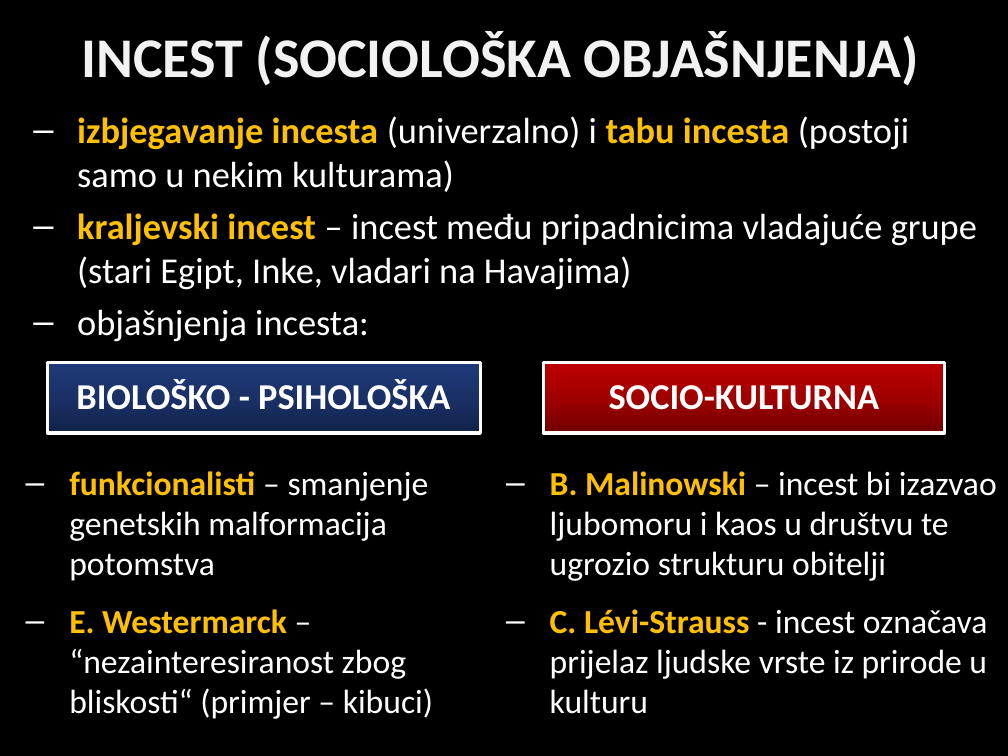
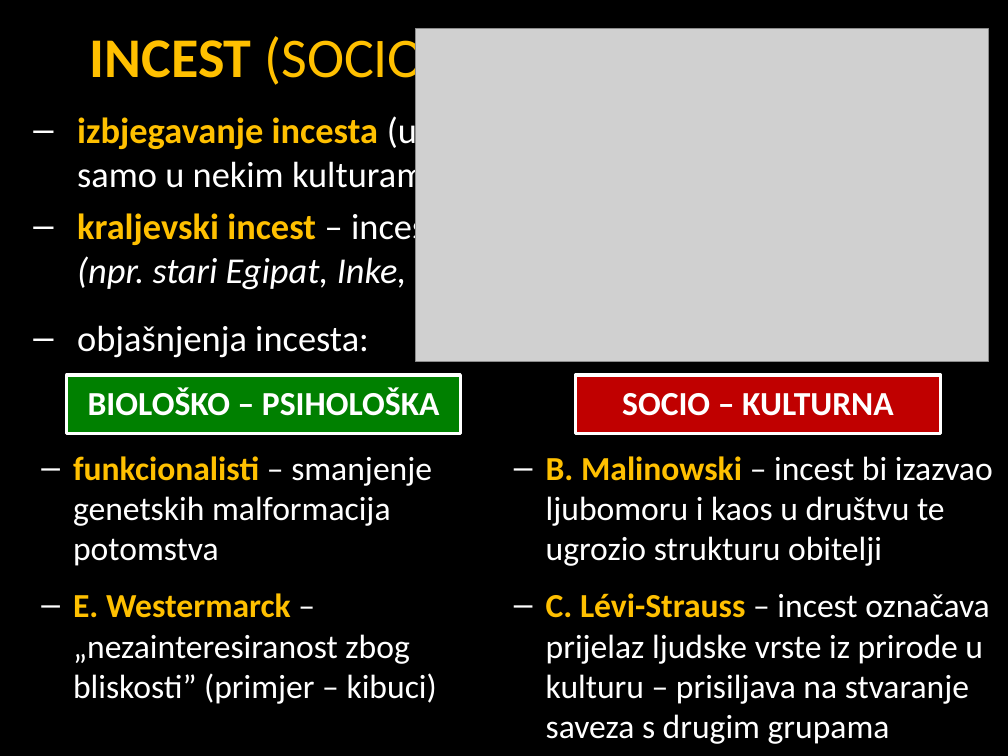
Before and after one commit to srednja-skola/sociologija, a slide deck: slide 16 of data/pptx/007_Obitelj_brak_i_srodstvo.pptx (slide 17 before the commit). Drawn at 1008x756 pixels with LibreOffice and Linux fonts; fonts in the diff are those of the drawing; grey boxes stand for pictures. Boxes give left, top, right and bottom in pixels: in the first picture for what was removed or moved away, otherwise in the second. Text is boxed around its words. In the diff, an @@ line names an element or a change of style, - is before the commit and + after.

```diff
--- a/data/pptx/007_Obitelj_brak_i_srodstvo.pptx
+++ b/data/pptx/007_Obitelj_brak_i_srodstvo.pptx
@@ text "INCEST (SOCIOLOŠKA OBJAŠNJENJA)" at box(90, 24, 910, 92): text colour #F2F2F2 to #FFC000; bold off in "(SOCIOLOŠKA OBJAŠNJENJA)" @@
@@ picture added at box(415, 28, 988, 361) @@
@@ text at box(77, 209, 516, 291): text changed @@
-– kraljevski incest – incest među pripadnicima vladajuće grupe (stari Egipt, Inke, vladari na Havajima)
+– kraljevski incest – incest među pripadnicima vladajuće grupe (npr. stari Egipat, Inke, vladari na Havajima)
@@ text at box(77, 325, 369, 358): more space between paragraphs @@
@@ rectangle "BIOLOŠKO – PSIHOLOŠKA": place and size @@
-rectangle "BIOLOŠKO – PSIHOLOŠKA" at box(47, 362, 481, 432)
+rectangle "BIOLOŠKO – PSIHOLOŠKA" at box(67, 375, 461, 433)
@@ rectangle "BIOLOŠKO – PSIHOLOŠKA" at box(67, 375, 461, 433): fill gradient #122349 to #1A3168 to #1F3B7B to #008000 @@
@@ text in rectangle at box(88, 388, 440, 416): text changed; size 26 to 24 pt @@
-BIOLOŠKO - PSIHOLOŠKA
+BIOLOŠKO – PSIHOLOŠKA
@@ rectangle "SOCIO – KULTURNA": place and size @@
-rectangle "SOCIO – KULTURNA" at box(543, 362, 944, 432)
+rectangle "SOCIO – KULTURNA" at box(576, 375, 940, 433)
@@ rectangle "SOCIO – KULTURNA" at box(576, 375, 940, 433): fill gradient #720000 to #A20000 to #C00000 to #C00000 @@
@@ text in rectangle at box(622, 393, 894, 416): text changed; size 26 to 24 pt @@
-SOCIO-KULTURNA
+SOCIO – KULTURNA
@@ text "funkcionalisti – smanjenje genetskih malformacija ...": place and size @@
-text "funkcionalisti – smanjenje genetskih malformacija ..." at box(69, 471, 433, 719)
+text "funkcionalisti – smanjenje genetskih malformacija ..." at box(73, 456, 437, 704)
@@ text "B. Malinowski – incest bi ...": place and size @@
-text "B. Malinowski – incest bi ..." at box(550, 471, 997, 714)
+text "B. Malinowski – incest bi ..." at box(546, 456, 993, 744)
@@ text at box(73, 456, 432, 566): indent changed @@
@@ text at box(546, 456, 993, 566): indent changed @@
@@ text at box(73, 593, 437, 704): text changed @@
-– E. Westermarck – “nezainteresiranost zbog bliskosti“ (primjer – kibuci)
+– E. Westermarck – „nezainteresiranost zbog bliskosti” (primjer – kibuci)
@@ text at box(546, 593, 990, 744): text changed @@
-– C. Lévi-Strauss - incest označava prijelaz ljudske vrste iz prirode u kulturu
+– C. Lévi-Strauss – incest označava prijelaz ljudske vrste iz prirode u kulturu – prisiljava na stvaranje saveza s drugim grupama
```
Also in this commit, not shown: 10 other slides changed, 1 slide added.
